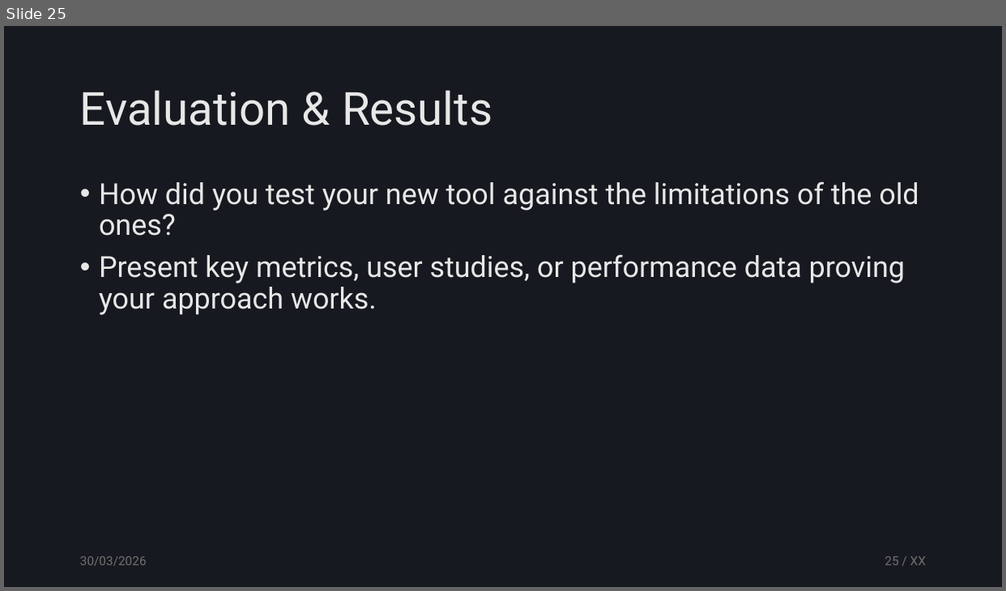
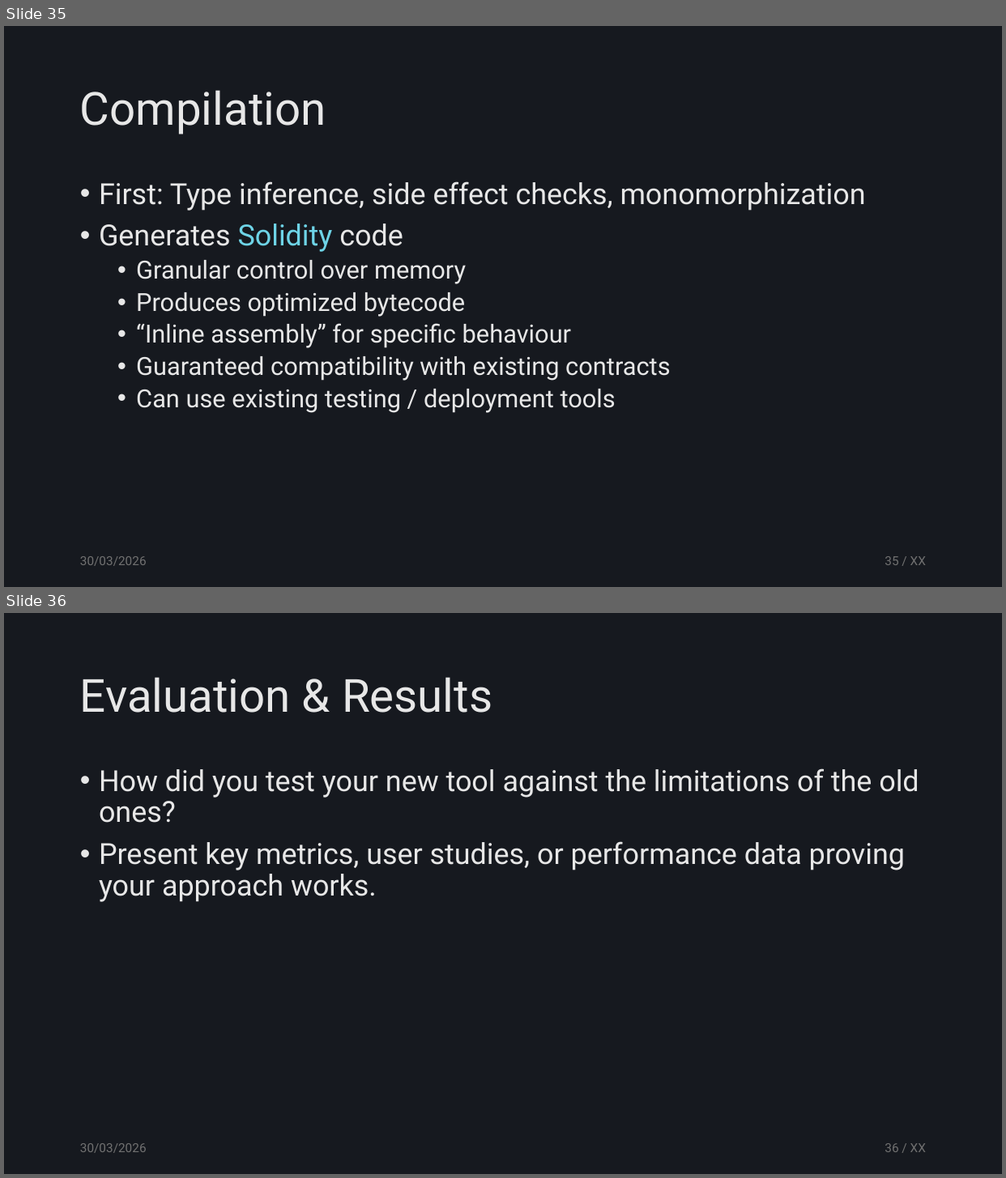
Before and after one commit to tzann/thesis, a slide deck: doc/presentation/Thesis.pptx. Shown one above the other, each under a label of ours: slide 25 before the commit, slides 35 and 36 after it. The pictures are 1006x591 and 1006x1178 pixels, drawn with LibreOffice and Linux fonts; fonts in the diff are those of the drawing. Boxes give left, top, right and bottom in pixels: in the first picture for what was removed or moved away, otherwise in the second. Text is boxed around its words. In the diff, an @@ line names an element or a change of style, - is before the commit and + after.

```diff
--- a/doc/presentation/Thesis.pptx
+++ b/doc/presentation/Thesis.pptx
@@ slide 35 added at bbox=[4, 26, 1002, 587], background #16191F @@
@@ title added at bbox=[80, 90, 326, 135], 44 pt, text #E7E7E7 @@
+Compilation
@@ text added at bbox=[99, 182, 866, 413], 24 pt, text #E7E7E7 @@
+• First: Type inference, side effect checks, monomorphization
+• Generates Solidity code
+  • Granular control over memory
+  • Produces optimized bytecode
+  • “Inline assembly” for specific behaviour
+  • Guaranteed compatibility with existing contracts
+  • Can use existing testing / deployment tools
@@ text added at bbox=[80, 557, 147, 566], 12 pt, text #707070 @@
+30/03/2026
@@ page number added at bbox=[884, 557, 926, 565], 12 pt, text #707070 @@
+35 / XX
@@ what was slide 25 is now slide 36 @@
@@ page number at bbox=[884, 1144, 926, 1152]: text changed @@
-25 / XX
+36 / XX
```
Also in this commit, not shown: 14 slides changed, 15 other slides added, 2 slides removed.
